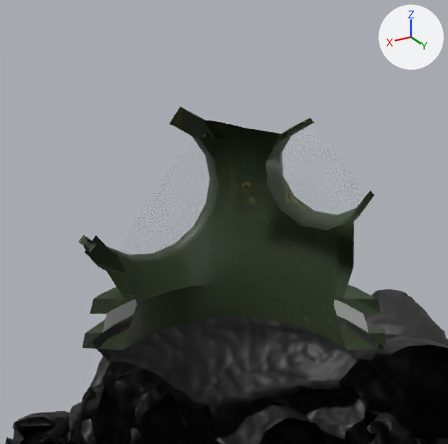
An edit to the FBX model Assets/Models/aqualung_ground.fbx, drawn before and after from the same camera.
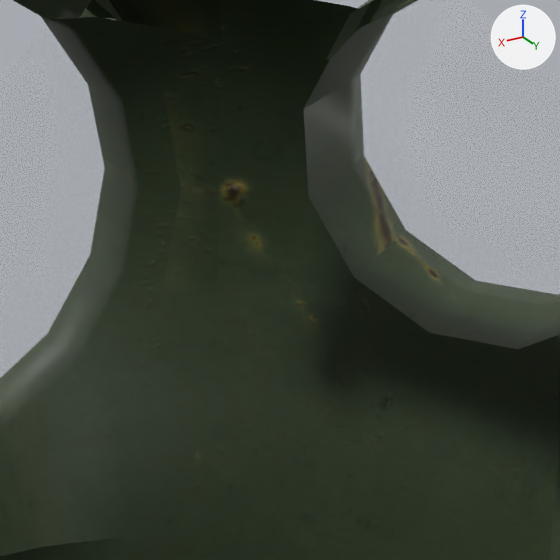
Each version appears first from a 50 mm lens placed at (1.428, 2.254, 1.307), pointed at (-0.402, -0.796, -0.218), and next in a close-up on the part from 40% to 76% of the width and 30% to 65% of the height. Arrows for +X, +Y and +Z are at upper right; the lights stay in place. Everything nearer to the camera than a plane just in front of the edit is cut away. Where no turn or scale is listed for an object, it has been applied to the vertices.

The first close-up shows 'Outside'.
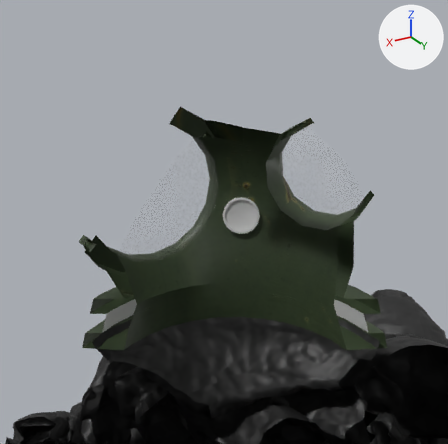
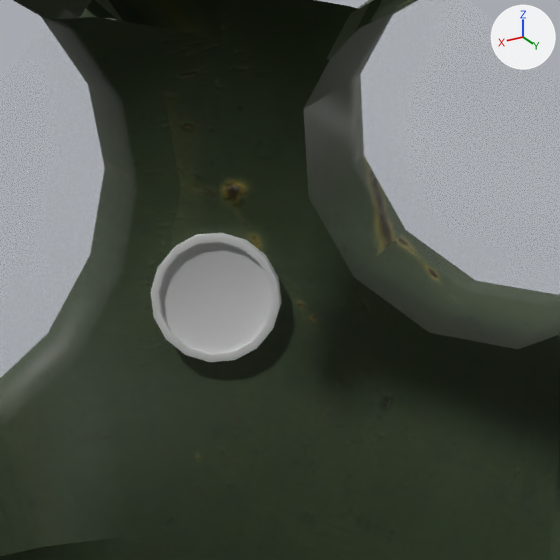
Boxes (x1, y1, x2, y2) around the edits, measured in the close-ups (560 x 560 px):
'Цилиндр.016', added
    after: (151, 233, 281, 362)

The change, as a list of edits to the scene's bpy script:
```text
Add me_цилиндр_001:
    me_цилиндр_001.from_pydata(...)  # 160 vertices, 316 faces; spans x -0.102..0.101, y -0.09..0.09, z -0.116..0.116
    me_цилиндр_001.materials.append(mat_darkmetal)  # its picture is missing
Add ob_цилиндр_016:
    ob_цилиндр_016 = bpy.data.objects.new('Цилиндр.016', me_цилиндр_001)
    ob_цилиндр_016.location = (-0.503, -0.754, -0.18)
```
